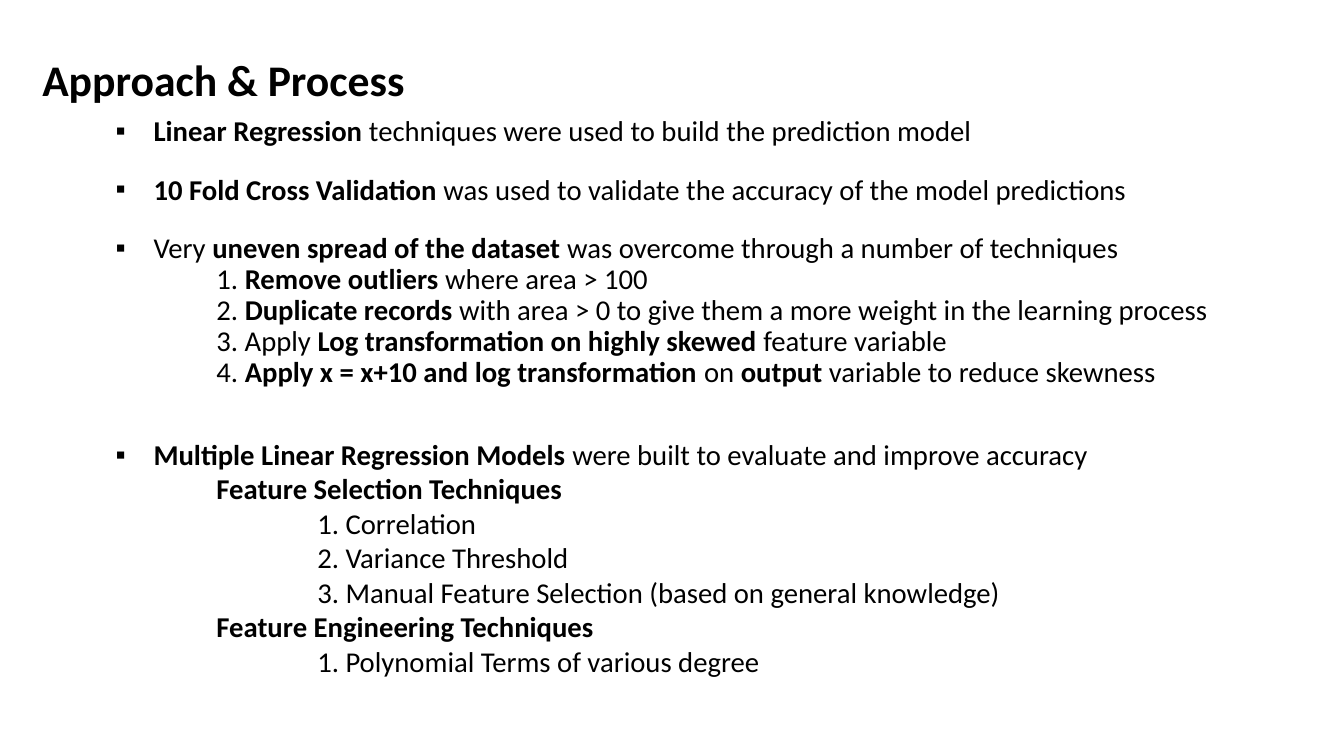
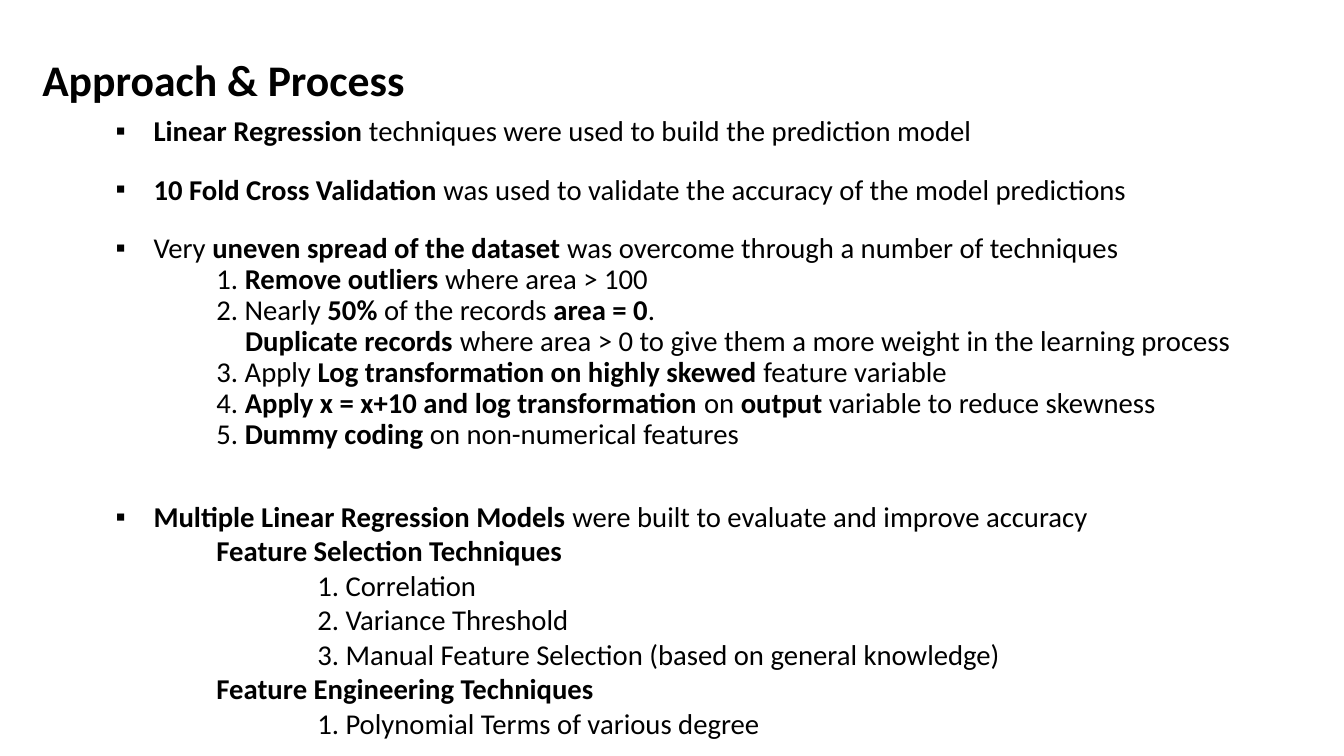
Before and after one commit to hirangunaratne/yapa_gunaratne_final_project, a slide deck: slide 3 of part_4_presentation/Presentation.pptx. Drawn at 1344x756 pixels with LibreOffice and Linux fonts; fonts in the diff are those of the drawing; background and template pictures are left out. Boxes give left, top, right and bottom in pixels: in the first picture for what was removed or moved away, otherwise in the second. Text is boxed around its words. In the diff, an @@ line names an element or a change of style, - is before the commit and + after.

```diff
--- a/part_4_presentation/Presentation.pptx
+++ b/part_4_presentation/Presentation.pptx
@@ text at <box>216,300,1230,356</box>: text changed @@
-2. Duplicate records with area > 0 to give them a more weight in the learning process
+2. Nearly 50% of the records area = 0.
+Duplicate records where area > 0 to give them a more weight in the learning process
@@ text at <box>216,424,739,449</box>: paragraph added @@
+5. Dummy coding on non-numerical features
```
Also in this commit, not shown: 3 other slides changed, 1 other file.
